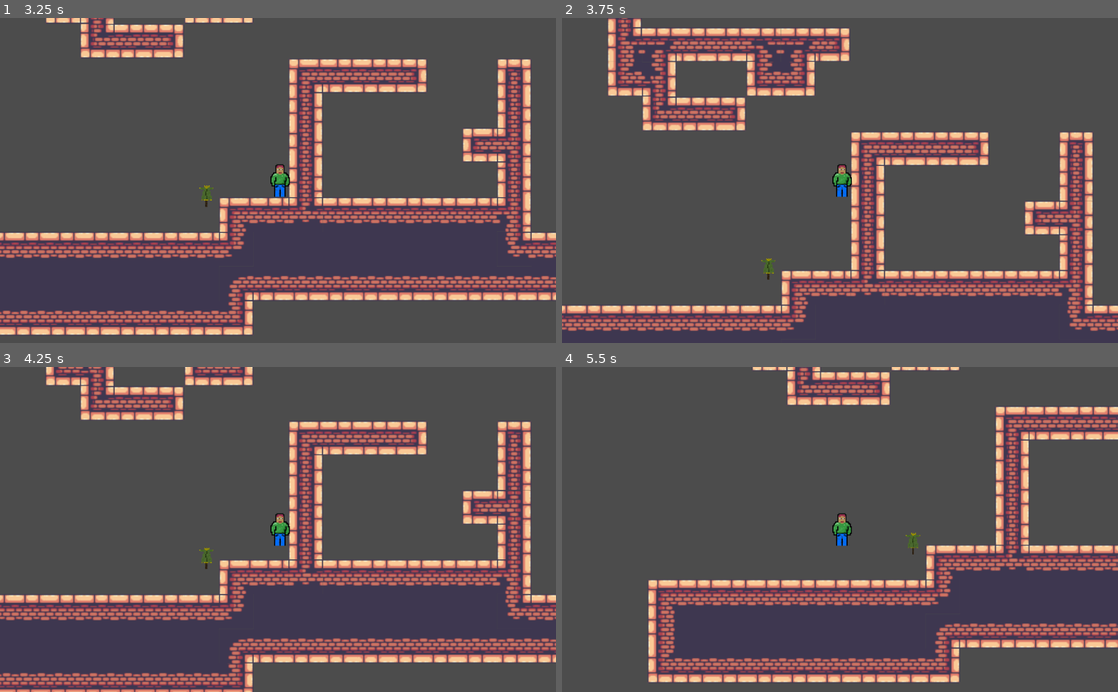
Above: before the commit, frames 1-4 (two rows, left to right).
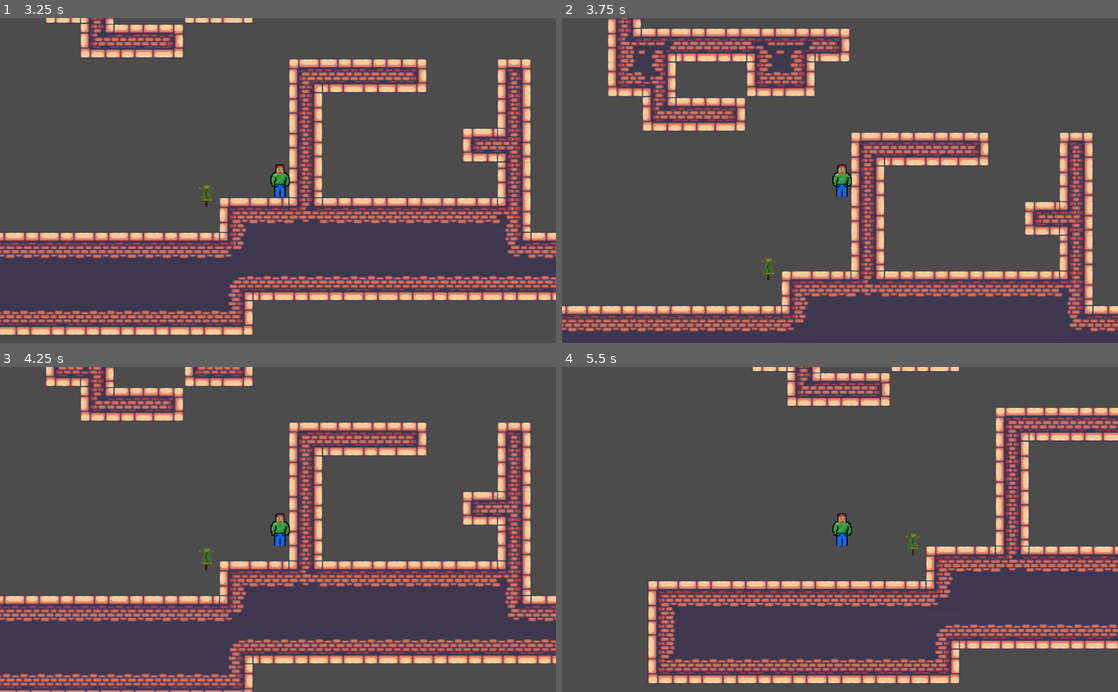
Above: after the commit, the same moments.

Repository: VortexGroupS1M/Metroidvania
Game: Godot game, scene res://scenes/level.tscn
Same seed, same stepped clock (60 frames per second), same inputs: the game is played once before the commit and once after it.
Inputs (mouse positions are in pixels of both pictures, inside the frame that each line leads up to):
- Up to frame 1 (3.25 s): move the mouse to (400, 164) at 0.52 s; hold Space (ui_jump) 0.53-1.28 s; hold D (move_right) 0.53-2.03 s; click (400, 164) at 0.6 s; move the mouse to (166, 196) at 1.27 s; tap Space (ui_jump) at 1.35, 1.52, 1.82, 3.02 s; click (166, 196) at 1.55 s; move the mouse to (333, 109) at 2.02 s; hold A (move_left) 2.03-2.78 s; hold Space (ui_jump) 2.03-2.78 s; click (333, 109) at 2.1 s; move the mouse to (250, 245) at 2.77 s; hold D (move_right) from 2.78 s (still down); click (250, 245) at 2.85 s
- Up to frame 2 (3.75 s): keep holding D (move_right); tap Space (ui_jump) at 3.32 s; move the mouse to (1006, 229) at 3.52 s; hold Space (ui_jump) from 3.53 s (still down)
- Up to frame 3 (4.25 s): keep holding D (move_right); keep holding Space (ui_jump)
- Up to frame 4 (5.5 s): move the mouse to (673, 480) at 4.27 s; release D (move_right) at 4.28 s; release Space (ui_jump) at 4.28 s; hold A (move_left) 4.28-5.03 s; click (673, 480) at 4.35 s; tap Space (ui_jump) at 4.52, 4.82 s; move the mouse to (867, 529) at 5.02 s; hold D (move_right) from 5.03 s (still down); hold Space (ui_jump) from 5.03 s (still down); click (867, 529) at 5.1 s

Frame 1 is identical in both runs. In frame 2, 6.1% of the frame differs, in the area x 0-100%, y 0-97%; in frame 3, 13%, in the area x 0-100%, y 0-100%; in frame 4, 11%.

Commit message:
Added Comments to revamped player script

Diff:
--- a/s1m/scenes/player1.gd
+++ b/s1m/scenes/player1.gd
@@ -1,5 +1,6 @@
 extends KinematicBody2D
 
+#Wall of variables/constants
 const speed: int = 300;
 const gravityC: int = 10;
 const gravAcc: int = 15;
@@ -10,41 +11,49 @@
 
 var kyoteJump: int = 0;
 var isJumping: bool = false;
-var jump: bool = false;
+var canJump: bool = false;
 var vel: Vector2 = Vector2(0,0);
-var gravDefier: int = 0;
+var gravDefier: float = 0;
 var dir: Vector2 = Vector2(1,0)
 
-func _physics_process(delta):
+func _physics_process(_delta):
 	gravDefier = max(0, gravDefier - gravAcc);
+	print(gravDefier)
 	var move: Vector2 = Vector2(0,0);
+
+	#Movement input
 	if Input.is_action_pressed("move_left"):
 		move.x -= 1;
-		dir.x = -1
-		$Sprite.flip_h = false
+		dir.x = -1;
+		$Sprite.flip_h = false;
 	if Input.is_action_pressed("move_right"):
 		move.x += 1;
-		dir.x = 1
-		$Sprite.flip_h = true
+		dir.x = 1;
+		$Sprite.flip_h = true;
 
+	#Jump input
 	if Input.is_action_just_pressed("ui_jump"):
 		jump();
 
-	if is_on_floor() and jump:
-		jump = false;
+	if is_on_floor() and canJump:
+		canJump = false;
 		vel.y -= jumpForce;
 		stopJump();
 
 	if isJumping:
 		gravDefier = gravityC-1;
 		if Input.is_action_just_released("ui_jump"):
-			#gravDefier = gravityC + jumpFloat;
+			gravDefier = gravityC + jumpFloat;
 			isJumping = false;
 
+	#Gravity
 	vel.y += gravityC - gravDefier;
+
+	#Movement processing
 	vel.x = vel.x + min(50, lerp(vel.x, speed*move.x, horizontalLerp)-vel.x);
+	vel = move_and_slide(vel, Vector2(0,-1));
 
-	vel = move_and_slide(vel, Vector2(0,-1));
+	#Looking direction used for attack()
 	if Input.is_action_pressed("move_up"):
 		dir.y = -1
 	elif Input.is_action_pressed("move_down"):
@@ -55,10 +64,11 @@
 		attack()
 
 func jump() -> void:
-	jump = true;
+	canJump = true;
 	yield(get_tree().create_timer(.1), "timeout");
-	jump = false;
+	canJump = false;
 
+#Eliminates the players abillity to continue jumping x time after the key press
 func stopJump() -> void:
 	isJumping = true;
 	yield(get_tree().create_timer(jumpTime), "timeout");
--- a/s1m/scripts/player1.gd
+++ b/s1m/scripts/player1.gd
@@ -10,44 +10,44 @@
 func _physics_process(delta):
 
 #Jump
-    if is_on_floor():
-        if Input.is_action_pressed("ui_jump"):
-            velocity.y = -jumpHeight
+	if is_on_floor():
+		if Input.is_action_pressed("ui_jump"):
+			velocity.y = -jumpHeight
 
 #Cancels jump velocity if the player hits the ceilling
-    if is_on_ceiling():
-        velocity.y = 0.1* gravity
+	if is_on_ceiling():
+		velocity.y = 0.1* gravity
 
 #Gravity and jump control
-    if !is_on_floor():
-        if Input.is_action_pressed('ui_jump'):
-            velocity.y += delta * gravity / 2
-        else:
-            velocity.y += delta * gravity
+	if !is_on_floor():
+		if Input.is_action_pressed('ui_jump'):
+			velocity.y += delta * gravity / 2
+		else:
+			velocity.y += delta * gravity
 
 
 #2-way movement
-    if Input.is_action_pressed("move_left"):
-        velocity.x = -walkSpeed
-        dir.x = -1
-        $Sprite.flip_h = false
-    elif Input.is_action_pressed("move_right"):
-        velocity.x =  walkSpeed
-        dir.x = 1
-        $Sprite.flip_h = true
-    else:
-        velocity.x = 0
+	if Input.is_action_pressed("move_left"):
+		velocity.x = -walkSpeed
+		dir.x = -1
+		$Sprite.flip_h = false
+	elif Input.is_action_pressed("move_right"):
+		velocity.x =  walkSpeed
+		dir.x = 1
+		$Sprite.flip_h = true
+	else:
+		velocity.x = 0
 #check looking direcktion
-    if Input.is_action_pressed("move_up"):
-        dir.y = -1
-    elif Input.is_action_pressed("move_down"):
-        dir.y = 1
-    else:
-        dir.y = 0
-    move_and_slide(velocity, Vector2(0, -1))
+	if Input.is_action_pressed("move_up"):
+		dir.y = -1
+	elif Input.is_action_pressed("move_down"):
+		dir.y = 1
+	else:
+		dir.y = 0
+	move_and_slide(velocity, Vector2(0, -1))
 
-    if Input.is_action_just_pressed("attack"):
-        attack()
+	if Input.is_action_just_pressed("attack"):
+		attack()
 
 func attack() -> void:
 	var attackCol: Area2D
